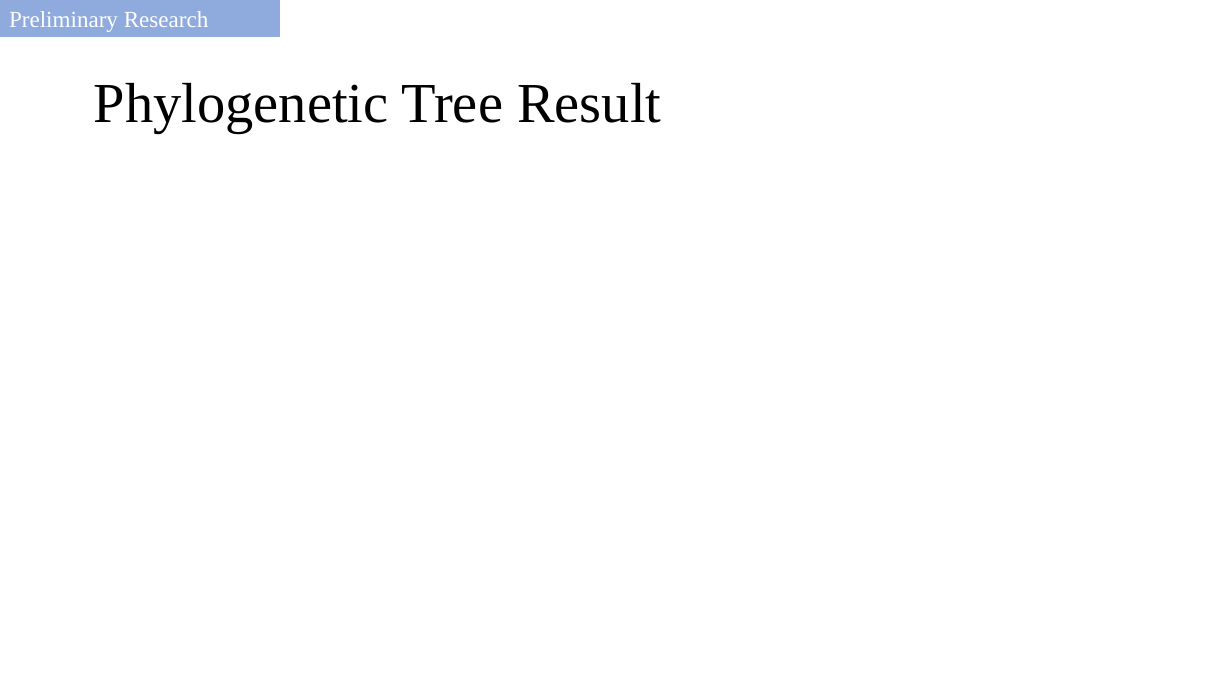
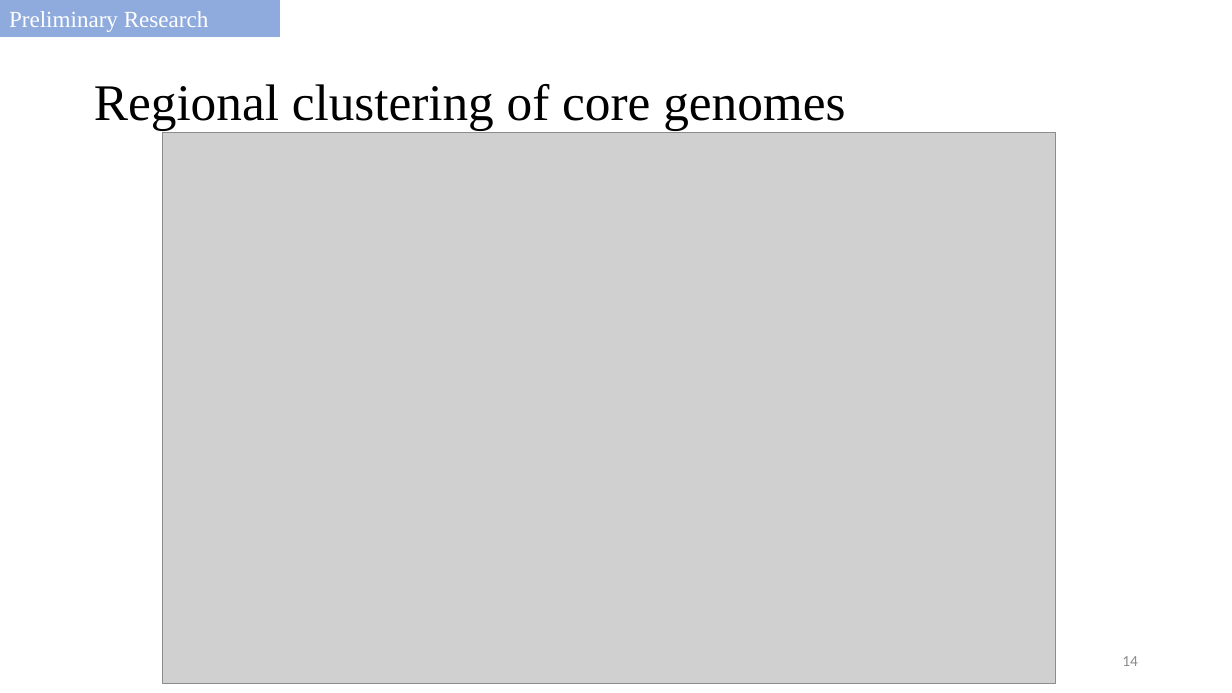
Before and after one commit to salvadorlab/Bovis-PangenomeOfReservoirs, a slide deck: slide 14 of Resources/2021_committeemeeting.pptx. Drawn at 1232x693 pixels with LibreOffice and Linux fonts; fonts in the diff are those of the drawing; grey boxes stand for pictures. Boxes give left, top, right and bottom in pixels: in the first picture for what was removed or moved away, otherwise in the second. Text is boxed around its words. In the diff, an @@ line names an element or a change of style, - is before the commit and + after.

```diff
--- a/Resources/2021_committeemeeting.pptx
+++ b/Resources/2021_committeemeeting.pptx
@@ title at (94,84,845,131): text changed; size 44 to 40 pt @@
-Phylogenetic Tree Result
+Regional clustering of core genomes
@@ picture added at (163,132,1056,683) @@
@@ page number added at (1122,656,1138,666), 12 pt, text #8C8C8C @@
+14
```
Also in this commit, not shown: 21 other slides changed, 3 slides added, 1 slide removed.
